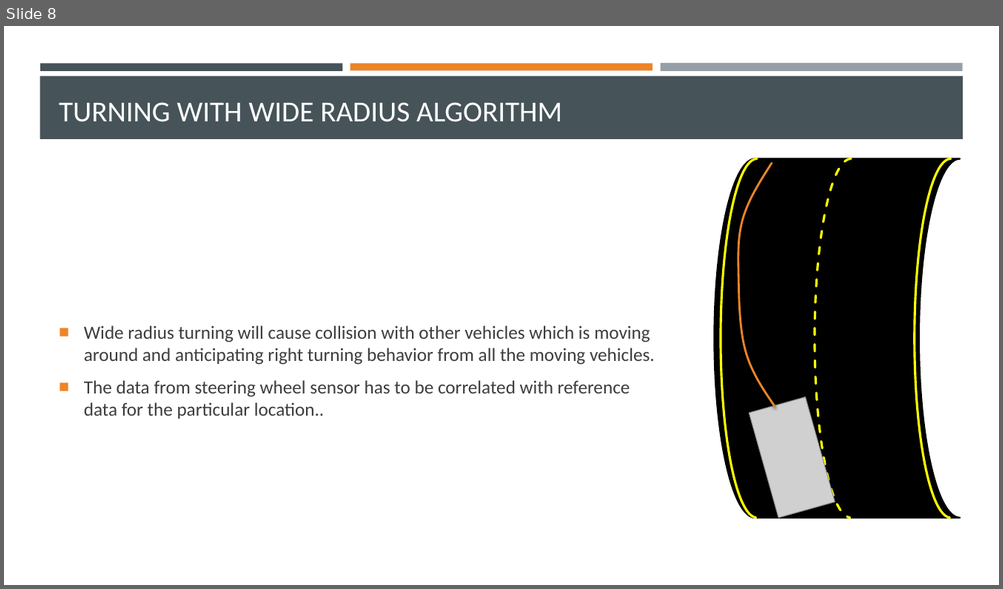
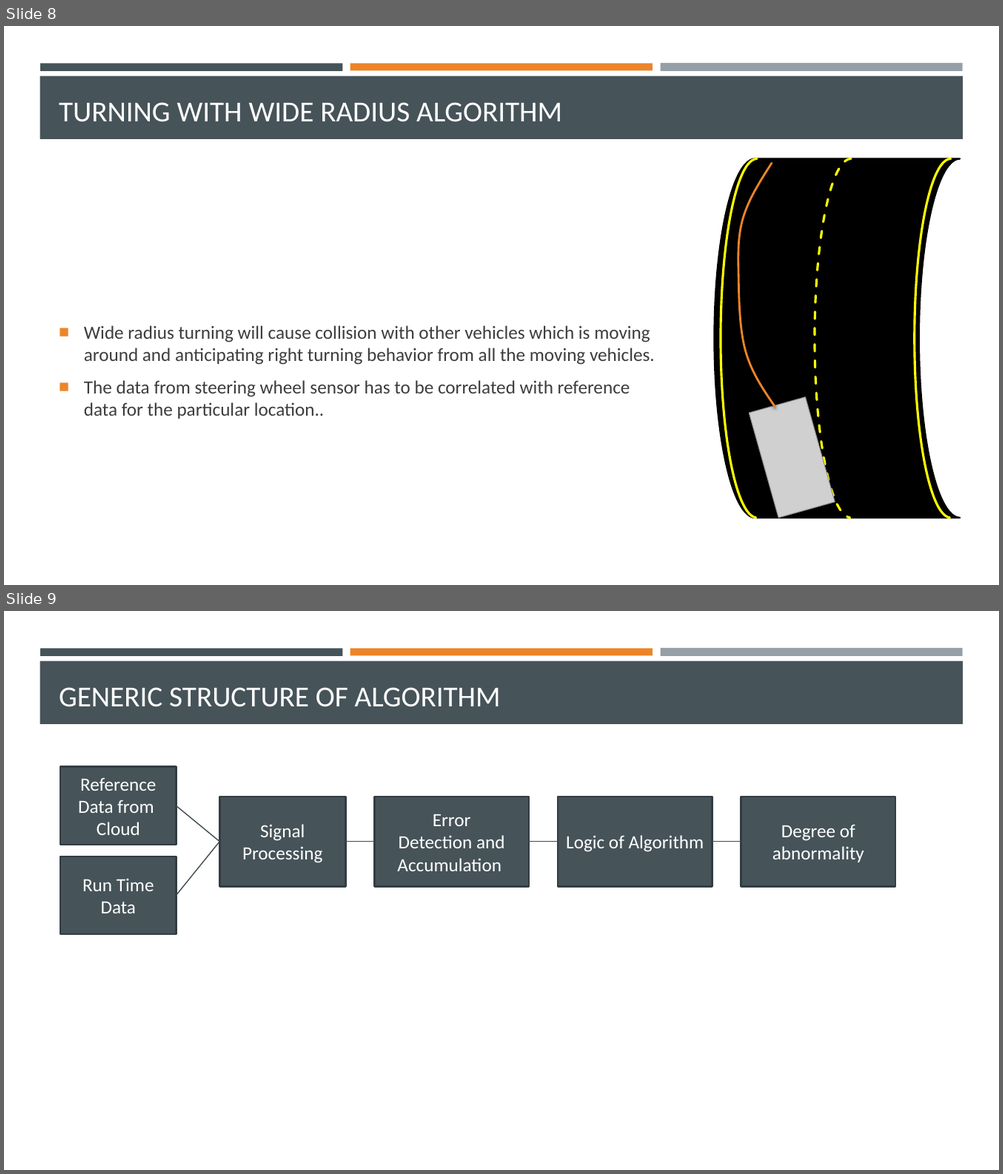
Before and after one commit to xaviervinu/mtechproject, a slide deck: doc/Vinu_Xavier_16MPD0024_Status_03.pptx. Shown one above the other, each under a label of ours: slide 8 before the commit, slides 8 and 9 after it. The pictures are 1003x589 and 1003x1174 pixels, drawn with LibreOffice and Linux fonts; fonts in the diff are those of the drawing; grey boxes stand for pictures. Boxes give left, top, right and bottom in pixels: in the first picture for what was removed or moved away, otherwise in the second. Text is boxed around its words. In the diff, an @@ line names an element or a change of style, - is before the commit and + after.

```diff
--- a/doc/Vinu_Xavier_16MPD0024_Status_03.pptx
+++ b/doc/Vinu_Xavier_16MPD0024_Status_03.pptx
@@ slide 9 added at (x1=4, y1=611, x2=999, y2=1170), background #FFFFFF; not listed: 4 template elements that a slide beside it also shows @@
@@ title added at (x1=59, y1=687, x2=501, y2=707), 28 pt, text #FFFFFF @@
+GENERIC STRUCTURE OF ALGORITHM
@@ rectangle added at (x1=61, y1=767, x2=176, y2=846), fill #465359, outline #343D42 1.75 pt, 18 pt, text #FFFFFF @@
+Reference Data from
+Cloud
@@ line added from (176, 806) to (219, 842), #3F4B50 1 pt @@
@@ rectangle added at (x1=219, y1=797, x2=346, y2=886), fill #465359, outline #343D42 1.75 pt, 18 pt, text #FFFFFF @@
+Signal Processing
@@ rectangle added at (x1=375, y1=797, x2=529, y2=886), fill #465359, outline #343D42 1.75 pt, 18 pt, text #FFFFFF @@
+Error
+Detection and
+Accumulation
@@ rectangle added at (x1=558, y1=797, x2=712, y2=886), fill #465359, outline #343D42 1.75 pt, 18 pt, text #FFFFFF @@
+Logic of Algorithm
@@ rectangle added at (x1=741, y1=797, x2=896, y2=886), fill #465359, outline #343D42 1.75 pt, 18 pt, text #FFFFFF @@
+Degree of abnormality
@@ line added from (176, 895) to (219, 842), #3F4B50 1 pt @@
@@ line added from (346, 842) to (375, 842), #3F4B50 1 pt @@
@@ line added from (529, 842) to (558, 842), #3F4B50 1 pt @@
@@ line added from (712, 842) to (741, 842), #3F4B50 1 pt @@
@@ rectangle added at (x1=61, y1=857, x2=176, y2=935), fill #465359, outline #343D42 1.75 pt, 18 pt, text #FFFFFF @@
+Run Time Data
```
Also in this commit, not shown: 2 slides changed, 3 other slides added, 2 other files.
